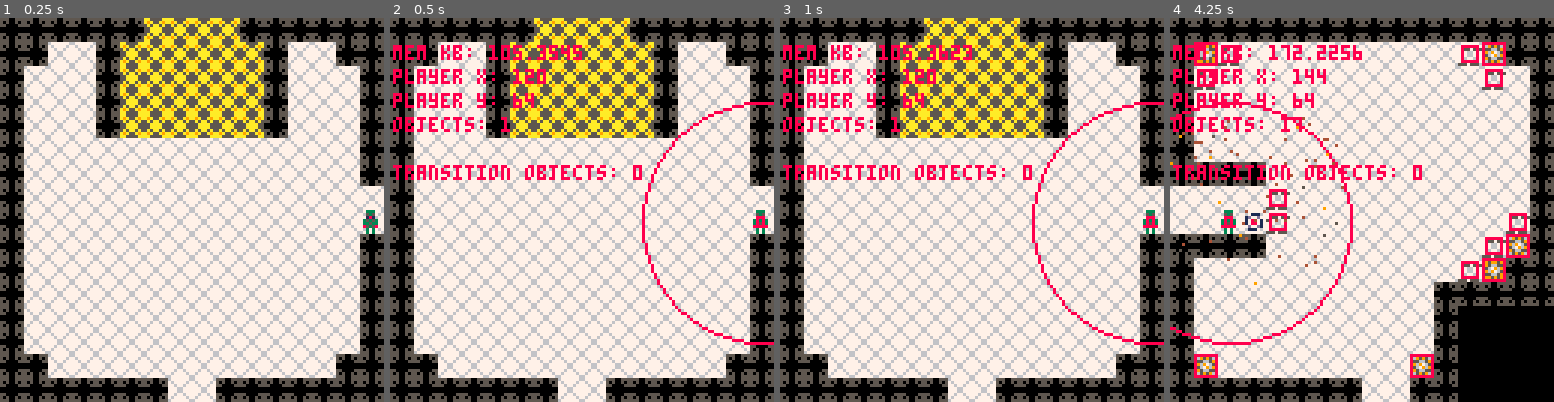
Above: before the commit, frames 1-4 (left to right).
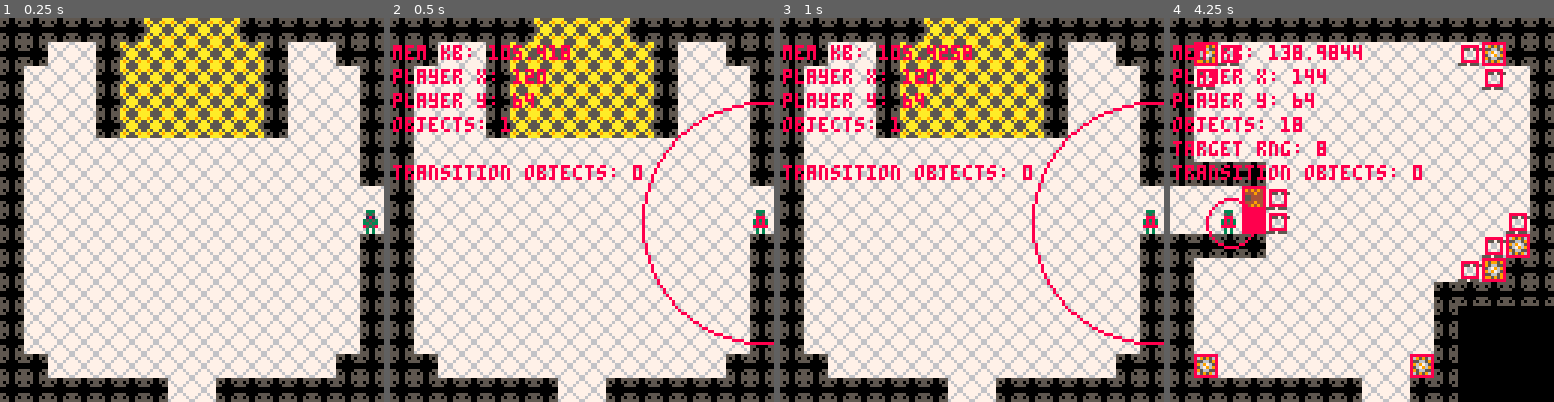
Above: after the commit, the same moments.

Repository: rledford/pico-door
Game: PICO-8 cartridge door.p8
The game is run twice, just before and just after one commit, with the same random seed, the same clock (stepped at 60 frames per second) and the same inputs.
Inputs:
- Up to frame 1 (0.25 s): no input
- Up to frame 2 (0.5 s): tap X (X key) at 0.33 s
- Up to frame 3 (1 s): tap O (Z key) at 0.7 s
- Up to frame 4 (4.25 s): tap X (X key) at 1.07, 1.85, 2.97, 4.08 s; hold Right 1.6-2.1 s; tap O (Z key) every 0.4 s from 1.7 to 4.1 s; hold Up 2.15-2.42 s; hold Right 2.47-3.03 s; hold Left 3.08-3.58 s; hold Down 3.63-3.97 s; hold Right from 4.02 s (still down)

Frame 1 is identical in both runs. In frame 2, 0.2% of the frame differs, in the area x 38-50%, y 7-11%; in frame 3, 0.1%; in frame 4, 2.9%, in the area x 0-50%, y 7-86%.

Commit message:
Add hurt-flash to doors.

Diff:
--- a/door.p8
+++ b/door.p8
@@ -25,6 +25,7 @@
 -- [x] add xp drops
 -- [x] make destoyed enemy particles match enemy colors
 -- [x] add floor spike traps
+-- [x] make doors do hurt-flash
 -- [] add wall projectile traps activated by floor tiles (hits player and enemies)
 -- [] add health pickup
 -- [] enemies have low chance to drop health pickup
@@ -448,11 +449,12 @@
 door_type = {
 	init=function(this)
 		this.group = ENEMY_GROUP
-		this.hp = 1
+		this.hp = 15
 		this.anim = make_animation({3})
 	end,
 	take_damage=function(this, amount)
 		this.hp -= amount
+		start_hurt_object(this)
 		if this.hp <= 0 then
 			--play destroy sound
 			mset(this.x/TILE_SIZE,this.y/TILE_SIZE, FLOOR_TILE)
